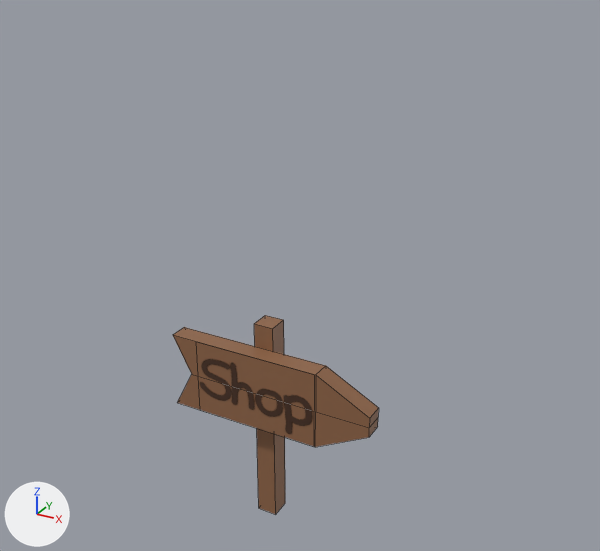
Two versions of the Blender file Blender Objects/Vegetable/Environment/sign_shop.blend, one commit apart.
One viewpoint serves both versions: a 50 mm camera at (1.6, -2.64, 2.5) aimed at (0.16, -0.02, 1.19). Arrows for +X, +Y and +Z are at lower left; the lights stay in place. Mesh edges are drawn as thin lines.

The first picture shows 'sign', 'sign_post', 'sign_texture'.
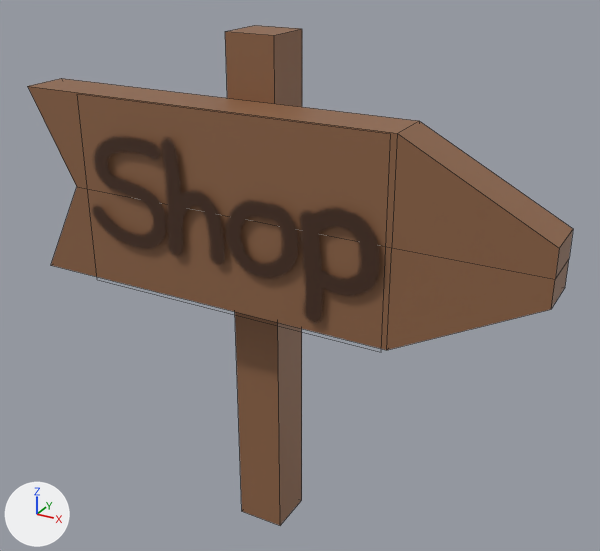
Where the newer file only moved an object's origin or applied its transform, the numbers keep the older frame.

Pixel boxes [x1, y1, x2, y2] of what changed, in the pictures (600 x 551 px):
'sign', moved, rescaled (164% wider, 126% taller)
    before: [173, 327, 379, 447]
    after: [28, 78, 573, 350]
'sign_post', mesh rescaled (144% wider, 150% taller)
    before: [254, 315, 285, 514]
    after: [225, 25, 302, 525]
'sign_texture', reshaped, moved, rescaled, turned
    before: [200, 359, 312, 434]
    after: [92, 137, 379, 323]

Diff of the bpy script that builds the scene:
```diff
--- a/Blender Objects/Vegetable/Environment/sign_shop.blend.py
+++ b/Blender Objects/Vegetable/Environment/sign_shop.blend.py
@@ me_cube_001 @@
 me_cube_001.from_pydata(...)  # 8 vertices, 6 faces; spans x -1.0..1.0, y -1.0..1.0, z 0.0..2.51
 # used by ob_sign_post; location = (0.0, 0.0, 0.0); scale = (0.0449, 0.0449, 0.377)
+# me_cube_001 part 1: the whole mesh is scaled about the mesh origin by 2.24
 me_cube_001.materials.append(mat_wood)
@@ me_cube_002 @@
 me_cube_002.from_pydata(...)  # 18 vertices, 16 faces; spans x -9.9..10.7, y -0.9..0.9, z -0.4..0.4
 # used by ob_sign; location = (0.041, -0.086, 0.67); scale = (0.0449, 0.0449, 0.377)
+# me_cube_002 part 2: the whole mesh is scaled about the mesh origin by (0.0899, 0.0899, 0.753)
 me_cube_002.materials.append(mat_wood)
@@ me_shop_sign_texture_001 @@
 me_shop_sign_texture_001.from_pydata(...)  # 4 vertices, 1 face; spans x -0.75..0.75, y 1.29..2.29, z 1.75
 # used by ob_sign_texture; location = (0.0, 0.0, 0.0); rotation_euler = (1.571, 0.0, 0.0), in degrees (90, 0, 0); scale = (0.377, 0.377, 0.377)
-me_shop_sign_texture_001.vertices[0].co = (-0.75, 1.29, 1.75)
-me_shop_sign_texture_001.vertices[1].co = (0.75, 1.29, 1.75)
-me_shop_sign_texture_001.vertices[2].co = (-0.75, 2.29, 1.75)
-me_shop_sign_texture_001.vertices[3].co = (0.75, 2.29, 1.75)
+# me_shop_sign_texture_001 part 3
+me_shop_sign_texture_001.vertices[0].co = (-0.56, -1.32, 0.97)
+me_shop_sign_texture_001.vertices[1].co = (0.56, -1.32, 0.97)
+me_shop_sign_texture_001.vertices[2].co = (-0.56, -1.32, 1.73)
+me_shop_sign_texture_001.vertices[3].co = (0.56, -1.32, 1.73)
 me_shop_sign_texture_001.materials.append(mat_shop_sign_texture)
@@ ob_sign @@
 ob_sign = bpy.data.objects.new('sign', me_cube_002)
-ob_sign.location = (0.041, -0.086, 0.67)
-ob_sign.scale = (0.0449, 0.0449, 0.377)
+ob_sign.location = (0.091, -0.192, 1.497)
+ob_sign.scale = (1.12, 1.12, 1.12)
@@ ob_sign_texture @@
 ob_sign_texture.location = (0.0, 0.0, 0.0)
-ob_sign_texture.rotation_euler = (1.571, 0.0, 0.0)  # degrees (90, 0, 0)
-ob_sign_texture.scale = (0.377, 0.377, 0.377)
+ob_sign_texture.scale = (1.12, 1.12, 1.12)
 _m = ob_sign_texture.modifiers.new('Shrinkwrap', 'SHRINKWRAP')
```
